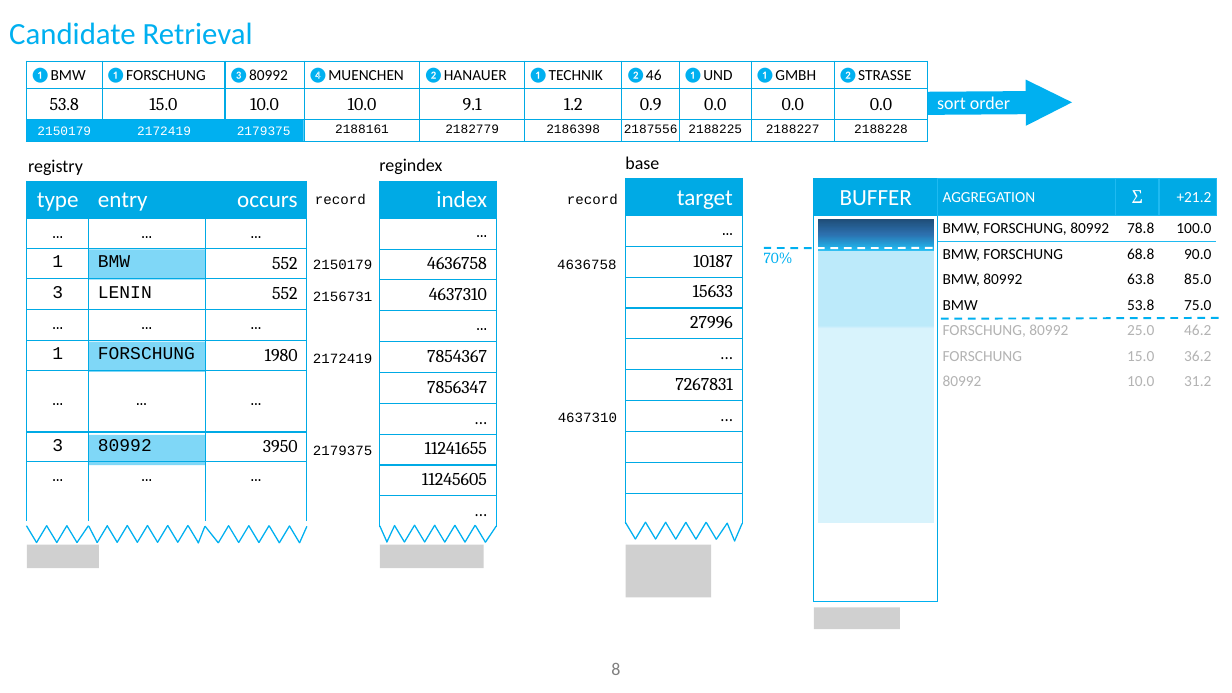
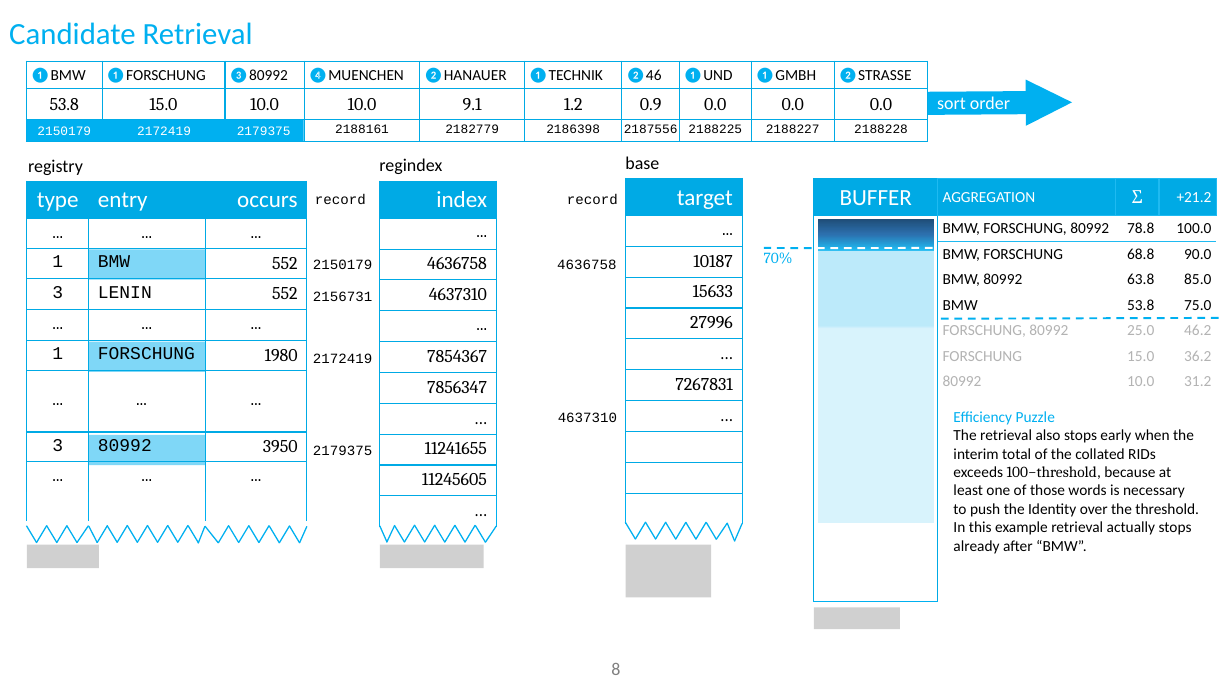
Before and after one commit to ThorstenDoherr/searchengine, a slide deck: slide 8 of doc/SearchEngine_Slides.pptx. Drawn at 1232x693 pixels with LibreOffice and Linux fonts; fonts in the diff are those of the drawing; grey boxes stand for pictures; background and template pictures are left out. Boxes give left, top, right and bottom in pixels: in the first picture for what was removed or moved away, otherwise in the second. Text is boxed around its words. In the diff, an @@ line names an element or a change of style, - is before the commit and + after.

```diff
--- a/doc/SearchEngine_Slides.pptx
+++ b/doc/SearchEngine_Slides.pptx
@@ text added at box(953, 411, 1199, 554), 12 pt, text #000000 @@
+Efficiency Puzzle
+The retrieval also stops early when the interim total of the collated RIDs exceeds 100−threshold, because at least one of those words is necessary to push the Identity over the threshold.
+In this example retrieval actually stops already after “BMW”.
```
Also in this commit, not shown: 6 other slides changed, 1 slide added, 1 slide removed, 1 other file.
